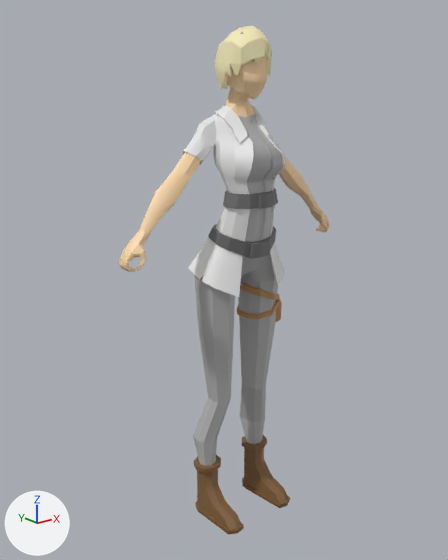
The FBX model Assets/Sample/Animation/Nurse/Nurse_idle2 1.fbx, before and after one commit.
Rendered twice from a camera (50 mm lens) standing at (-0.59, -0.703, 0.353) and looking at (-0.014, 0.018, 0.064). The axes (+X, +Y, +Z) are drawn at lower left. The lights are the same throughout. Where no turn or scale is listed for an object, it has been applied to the vertices.

Script lines for the objects in view, before the commit:
```python
mat_standardsurface1 = principled_material('standardSurface1')
mat_standardsurface1.texture = img_women_3__lambert1_basecolor_png
me_mesh = bpy.data.meshes.new('Mesh')
me_mesh.from_pydata(...)  # 1409 vertices, 1413 faces; spans x -0.199..0.199, y -0.069..0.07, z -0.332..0.429
me_mesh.materials.append(mat_standardsurface1)  # picture img_women_3__lambert1_basecolor_png
ob_women_3__pcube5 = bpy.data.objects.new('Women_3_:pCube5', me_mesh)
ob_women_3__pcube5.location = (0.0, 0.0, 0.0)
```
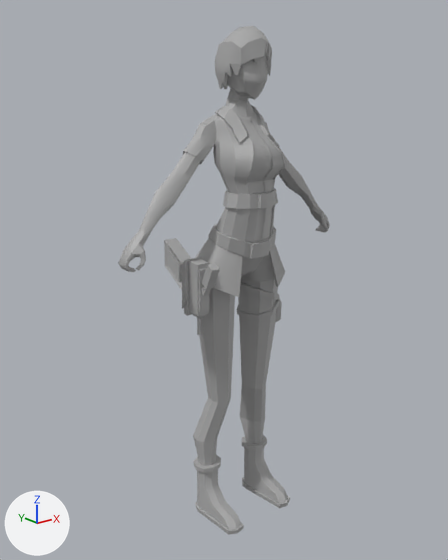
The change in detail:
In material 'standardSurface1' (mat_standardsurface1), texture is no longer img_women_3__lambert1_basecolor_png.
In material 'standardSurface1' (mat_standardsurface1), base_color is now set to (0.4, 0.4, 0.4), grey #aaaaaa.
Mesh me_mesh_1 is new.
It has 130 vertices, 121 faces and spans x -0.0152..0.0151, y -0.062..0.0599, z -0.0297..0.1002.
It uses material mat_standardsurface1 (grey #aaaaaa).
Object 'weapon9:pCube3' (ob_weapon9_pcube3) is new; it shows me_mesh_1.
Its location is (-0.087, 0.0, 0.032).

Where the change shows, as pixel boxes (x1, y1, x2, y2) in the pictures (448 x 560 px):
'Women_3_:pCube5', surface changed
    both: (118, 26, 330, 535)
'weapon9:pCube3', added
    after: (164, 238, 220, 335)
